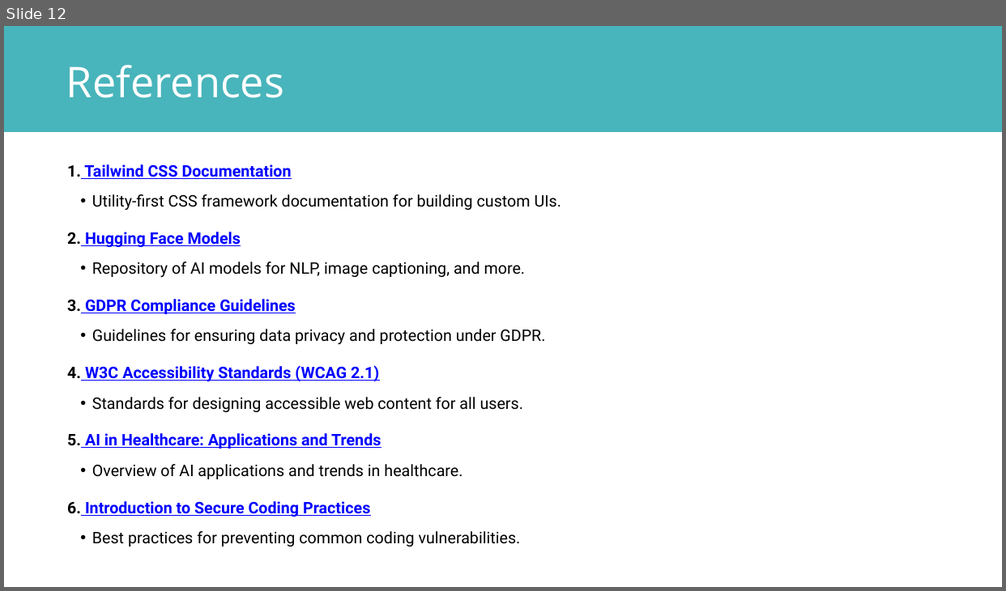
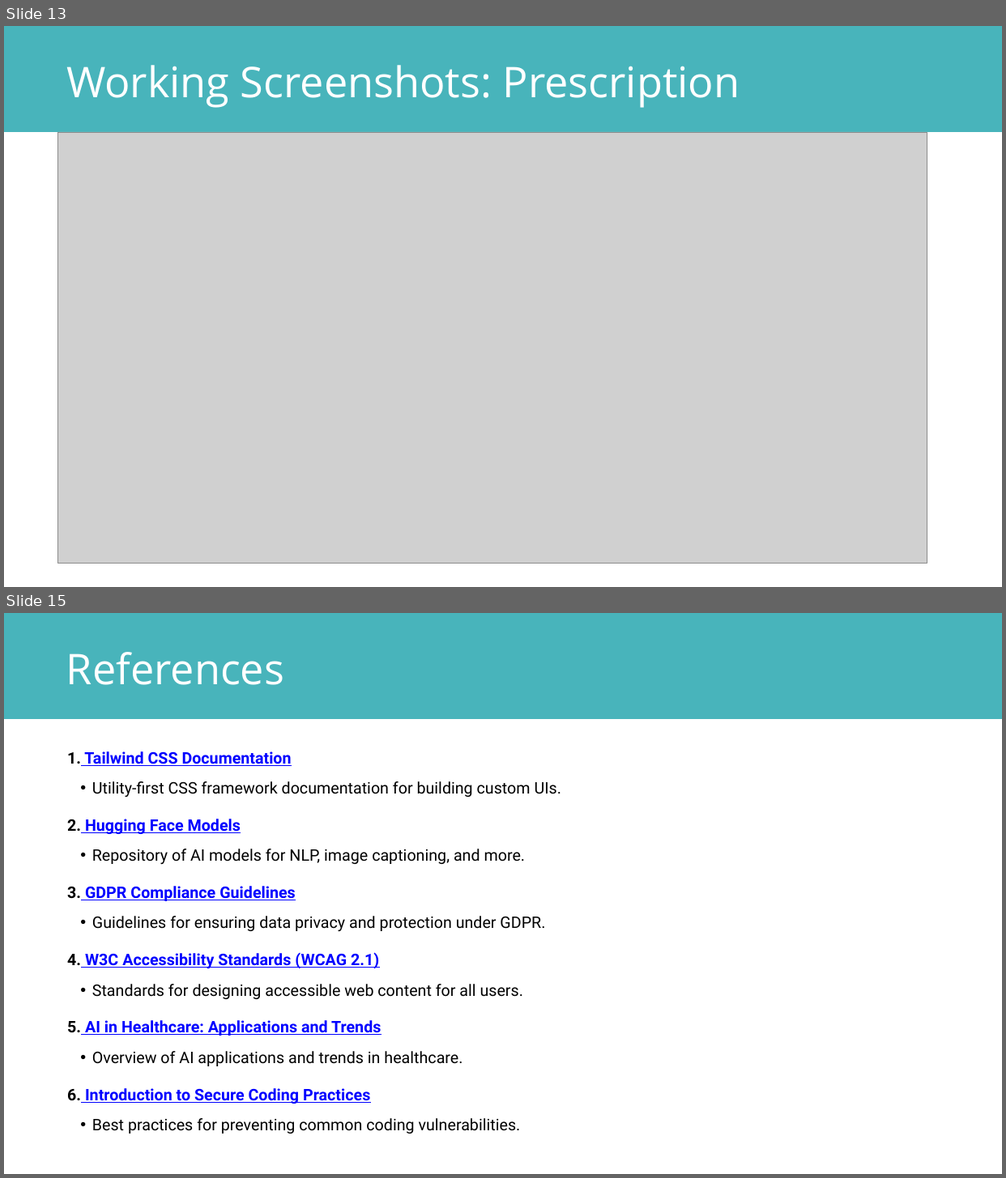
Before and after one commit to prashantzzz/cureAI, a slide deck: CUREAI.pptx. Shown one above the other, each under a label of ours: slide 12 before the commit, slides 13 and 15 after it; the slides between them are not shown. The pictures are 1006x591 and 1006x1178 pixels, drawn with LibreOffice and Linux fonts; fonts in the diff are those of the drawing; grey boxes stand for pictures. Boxes give left, top, right and bottom in pixels: in the first picture for what was removed or moved away, otherwise in the second. Text is boxed around its words. In the diff, an @@ line names an element or a change of style, - is before the commit and + after.

```diff
--- a/CUREAI.pptx
+++ b/CUREAI.pptx
@@ slide 13 added at box(4, 26, 1002, 587), background #FFFFFF @@
@@ freeform shape added at box(4, 26, 1001, 132), fill #48B4BB @@
@@ text added at box(66, 65, 740, 108), 61 pt, text #FFFFFF @@
+Working Screenshots: Prescription
@@ picture added at box(58, 132, 927, 563) @@
@@ what was slide 12 is now slide 15 @@
```
Also in this commit, not shown: 1 slide changed, 2 other slides added, 1 other file.
